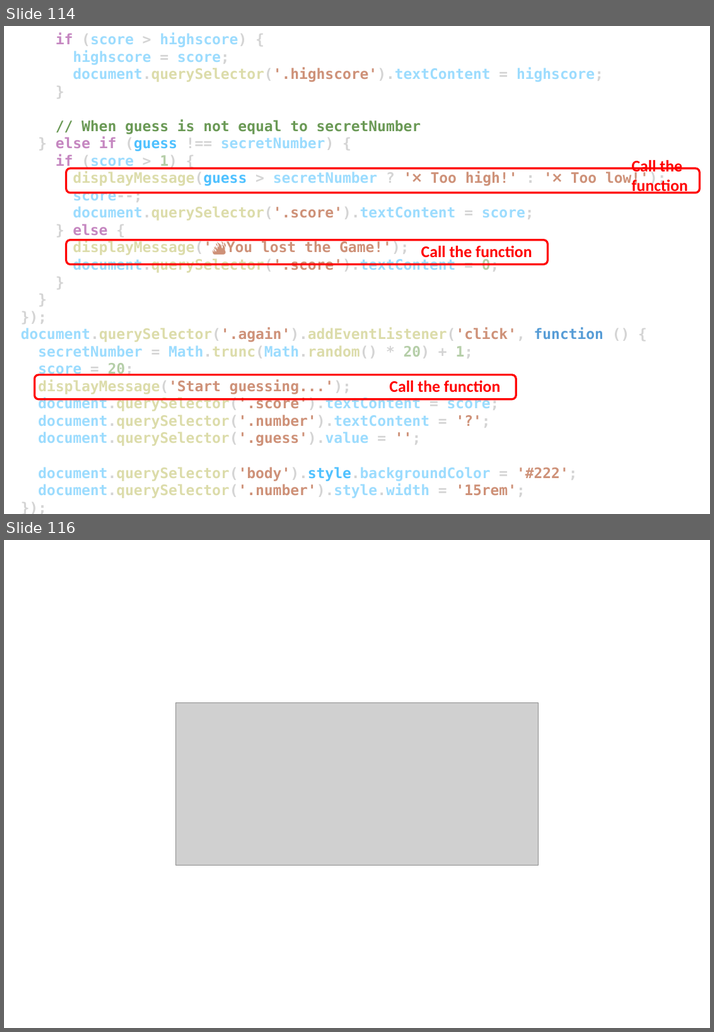
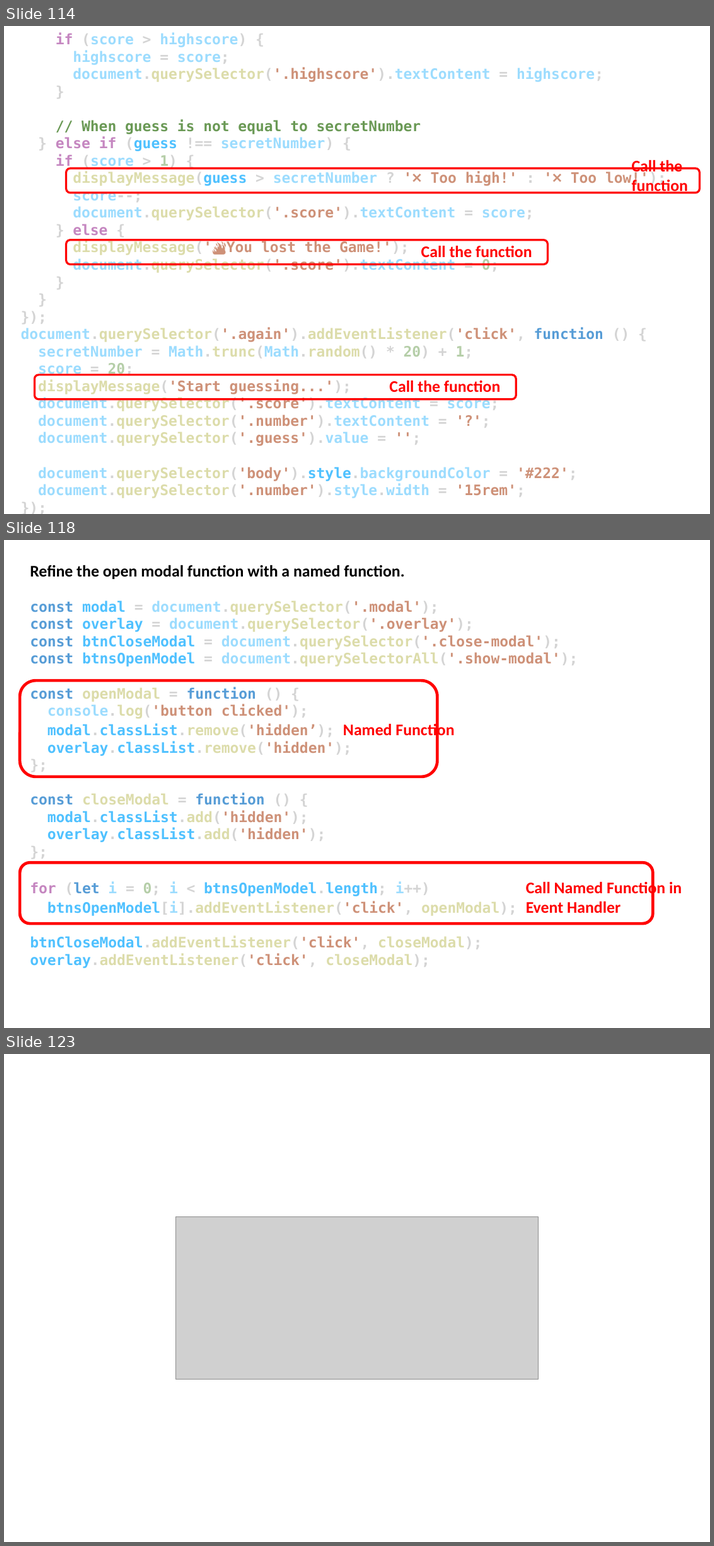
Before and after one commit to EL-EL-BCN/Complete-Javascript-Course, a slide deck: complete-javascript-course.pptx. Shown one above the other, each under a label of ours: slides 114 and 116 before the commit, slides 114, 118 and 123 after it; the slides between them are not shown. The pictures are 714x1032 and 714x1546 pixels, drawn with LibreOffice and Linux fonts; fonts in the diff are those of the drawing; grey boxes stand for pictures. Boxes give left, top, right and bottom in pixels: in the first picture for what was removed or moved away, otherwise in the second. Text is boxed around its words. In the diff, an @@ line names an element or a change of style, - is before the commit and + after.

Commit message:
modal window code project complete

```diff
--- a/complete-javascript-course.pptx
+++ b/complete-javascript-course.pptx
@@ slide 118 added at [4,540,710,1028], background #FFFFFF @@
@@ text added at [30,565,681,968], 16 pt, text #DCDCAA, bold @@
+Refine the open modal function with a named function.
+const modal = document.querySelector('.modal');
+const overlay = document.querySelector('.overlay');
+const btnCloseModal = document.querySelector('.close-modal');
+const btnsOpenModel = document.querySelectorAll('.show-modal');
+const openModal = function () {
+console.log('button clicked');
+modal.classList.remove('hidden’); Named Function
+overlay.classList.remove('hidden');
+};
+const closeModal = function () {
+modal.classList.add('hidden');
+overlay.classList.add('hidden');
+};
+for (let i = 0; i < btnsOpenModel.length; i++) Call Named Function in
+btnsOpenModel[i].addEventListener('click', openModal); Event Handler
+btnCloseModal.addEventListener('click', closeModal);
+overlay.addEventListener('click', closeModal);
@@ rounded rectangle added at [20,680,437,777], outline #FF0000 3.25 pt @@
@@ rounded rectangle added at [20,863,652,924], outline #FF0000 3.25 pt @@
@@ what was slide 116 is now slide 123 @@
```
Also in this commit, not shown: 6 other slides added, 12 other files.
